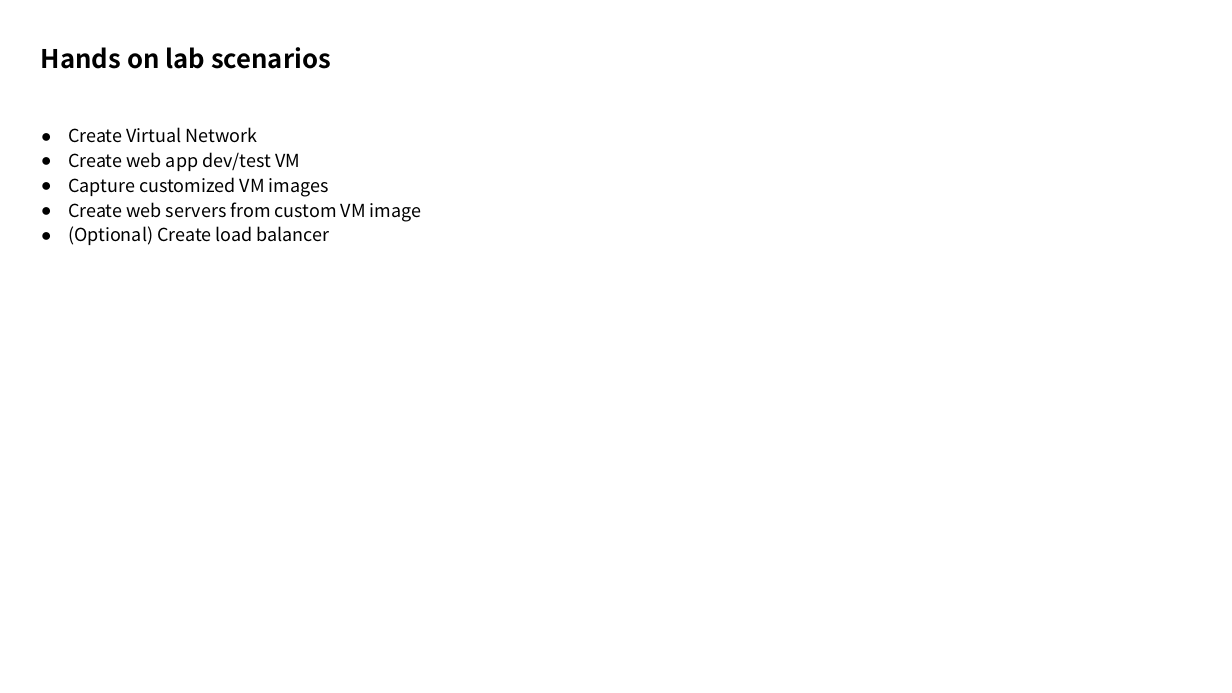
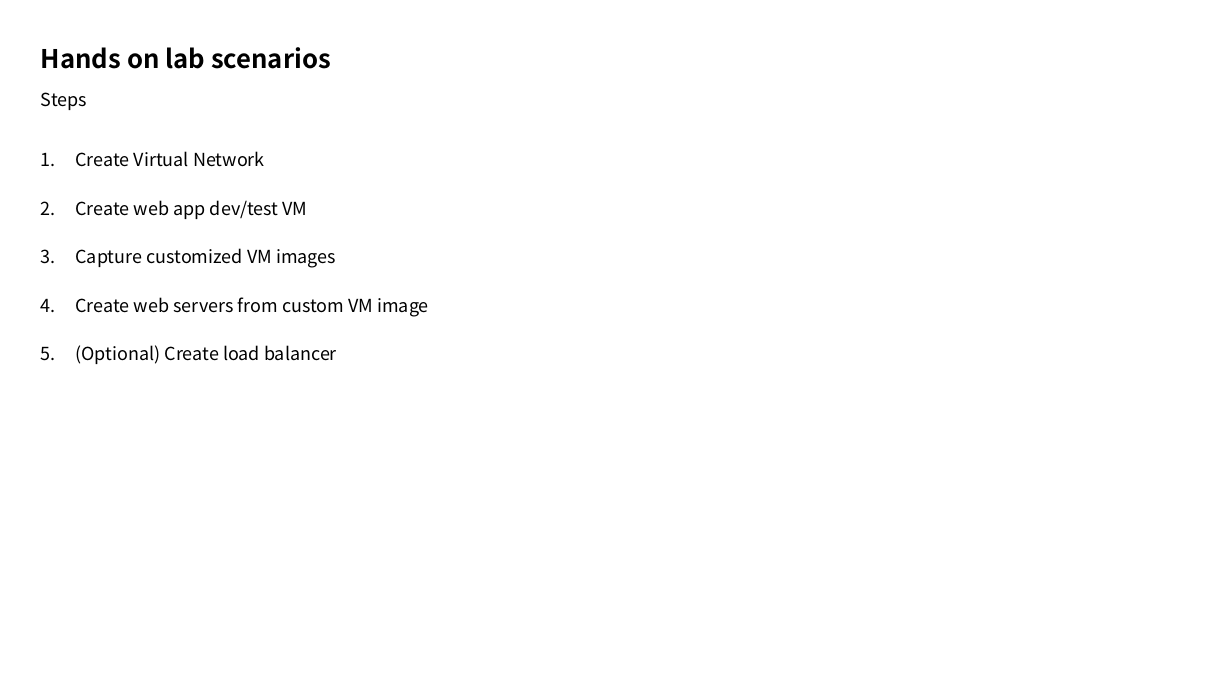
Before and after one commit to xlegend1024/az-infra-wrkshp-101, a slide deck: slide 4 of 2. Workshop Scenario/Workshop Scenario.pptx (slide 3 before the commit). Drawn at 1232x693 pixels with LibreOffice and Linux fonts; fonts in the diff are those of the drawing. Boxes give left, top, right and bottom in pixels: in the first picture for what was removed or moved away, otherwise in the second. Text is boxed around its words. In the diff, an @@ line names an element or a change of style, - is before the commit and + after.

```diff
--- a/2. Workshop Scenario/Workshop Scenario.pptx
+++ b/2. Workshop Scenario/Workshop Scenario.pptx
@@ text added at box(41, 92, 87, 110), 14 pt, text #000000 @@
+Steps
@@ text "Create Virtual Network" at box(75, 151, 429, 364): bullet ● to 1.; line spacing 0.9 to 2 @@
```
Also in this commit, not shown: 1 other slide changed, 2 slides added, 3 other files.
